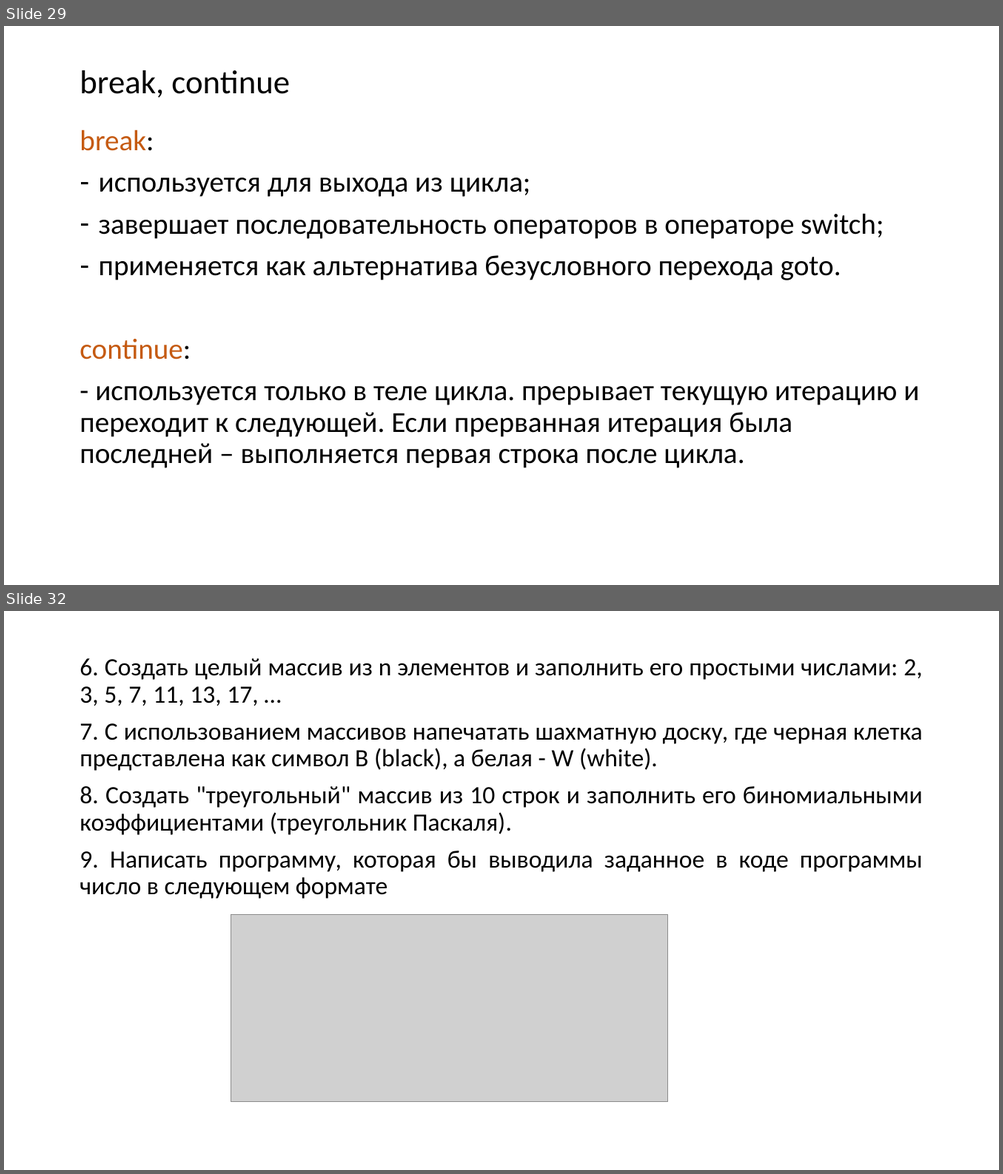
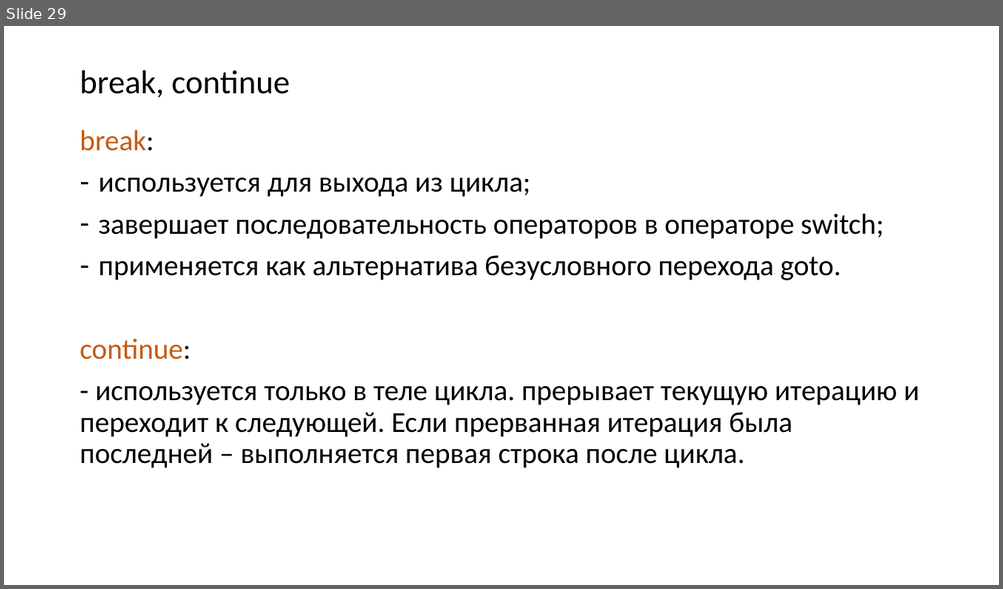
Before and after one commit to infostroytraining/tasks, a slide deck: presentations/java_core.pptx. Shown one above the other, each under a label of ours: slides 29 and 32 before the commit, slide 29 after it; the slides between them are not shown. The pictures are 1003x1174 and 1003x589 pixels, drawn with LibreOffice and Linux fonts; fonts in the diff are those of the drawing; grey boxes stand for pictures. Boxes give left, top, right and bottom in pixels: in the first picture for what was removed or moved away, otherwise in the second. Text is boxed around its words. In the diff, an @@ line names an element or a change of style, - is before the commit and + after.

```diff
--- a/presentations/java_core.pptx
+++ b/presentations/java_core.pptx
@@ slide 32 removed at bbox=[4, 611, 999, 1170], background #FFFFFF @@
@@ text removed at bbox=[79, 658, 922, 899] @@
-6. Создать целый массив из n элементов и заполнить его простыми числами: 2, 3, 5, 7, 11, 13, 17, …
-7. С использованием массивов напечатать шахматную доску, где черная клетка представлена как символ B (black), а белая - W (white).
-8. Создать "треугольный" массив из 10 строк и заполнить его биномиальными коэффициентами (треугольник Паскаля).
-9. Написать программу, которая бы выводила заданное в коде программы число в следующем формате
@@ picture removed at bbox=[232, 914, 668, 1102] @@
```
Also in this commit, not shown: 2 other slides removed.
